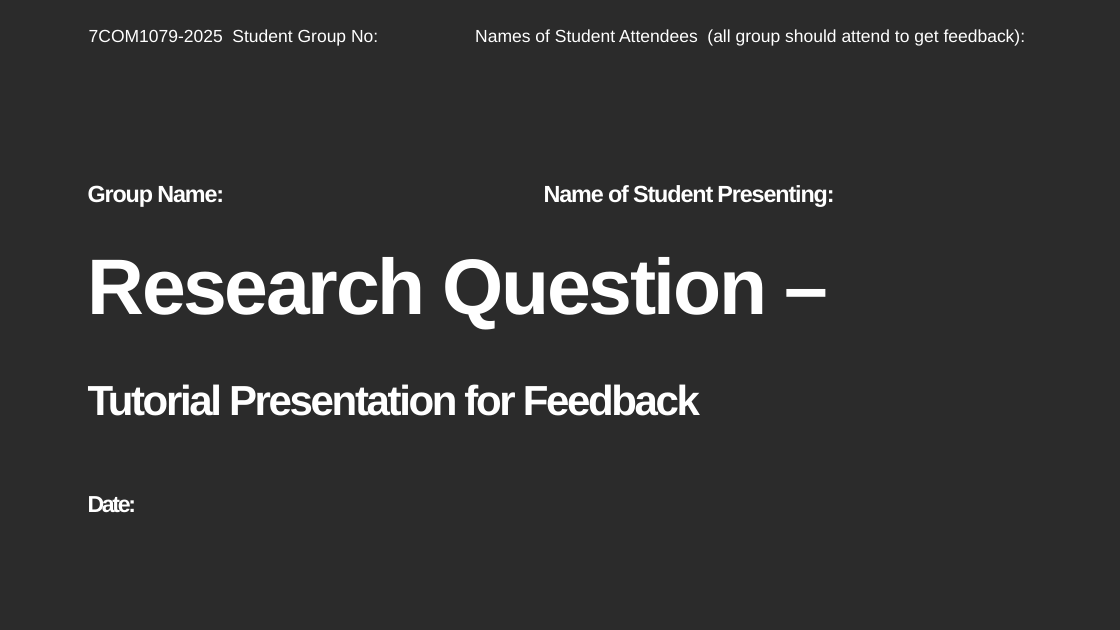
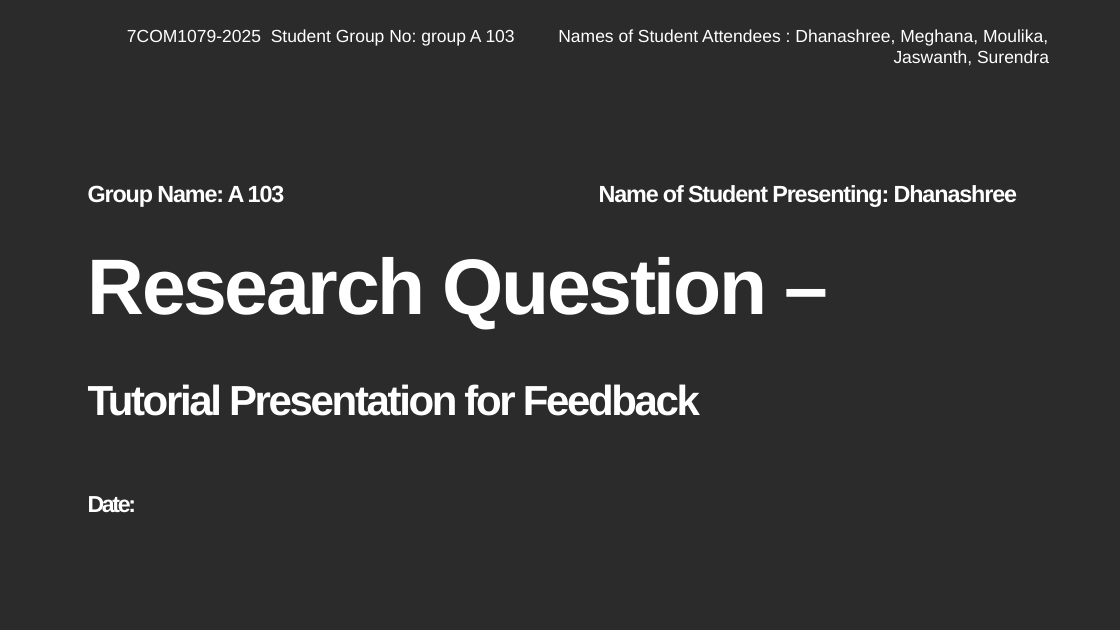
Before and after one commit to Dhanashreem9/group_a_103, a slide deck: slide 2 of reseach_question_presentation_template.pptx. Drawn at 1120x630 pixels with LibreOffice and Linux fonts; fonts in the diff are those of the drawing; background and template pictures are left out; a plain dark background stands for a picture behind light text. Boxes give left, top, right and bottom in pixels: in the first picture for what was removed or moved away, otherwise in the second. Text is boxed around its words. In the diff, an @@ line names an element or a change of style, - is before the commit and + after.

Commit message:
research_question_template updated

```diff
--- a/reseach_question_presentation_template.pptx
+++ b/reseach_question_presentation_template.pptx
@@ text at (127,29,1049,66): text changed @@
-7COM1079-2025 Student Group No: Names of Student Attendees (all group should attend to get feedback):
+7COM1079-2025 Student Group No: group A 103 Names of Student Attendees : Dhanashree, Meghana, Moulika, Jaswanth, Surendra
@@ subtitle at (88,185,1017,207): text changed @@
-Group Name: Name of Student Presenting:
+Group Name: A 103 Name of Student Presenting: Dhanashree
```
Also in this commit, not shown: 4 other slides changed, 2 other files.
